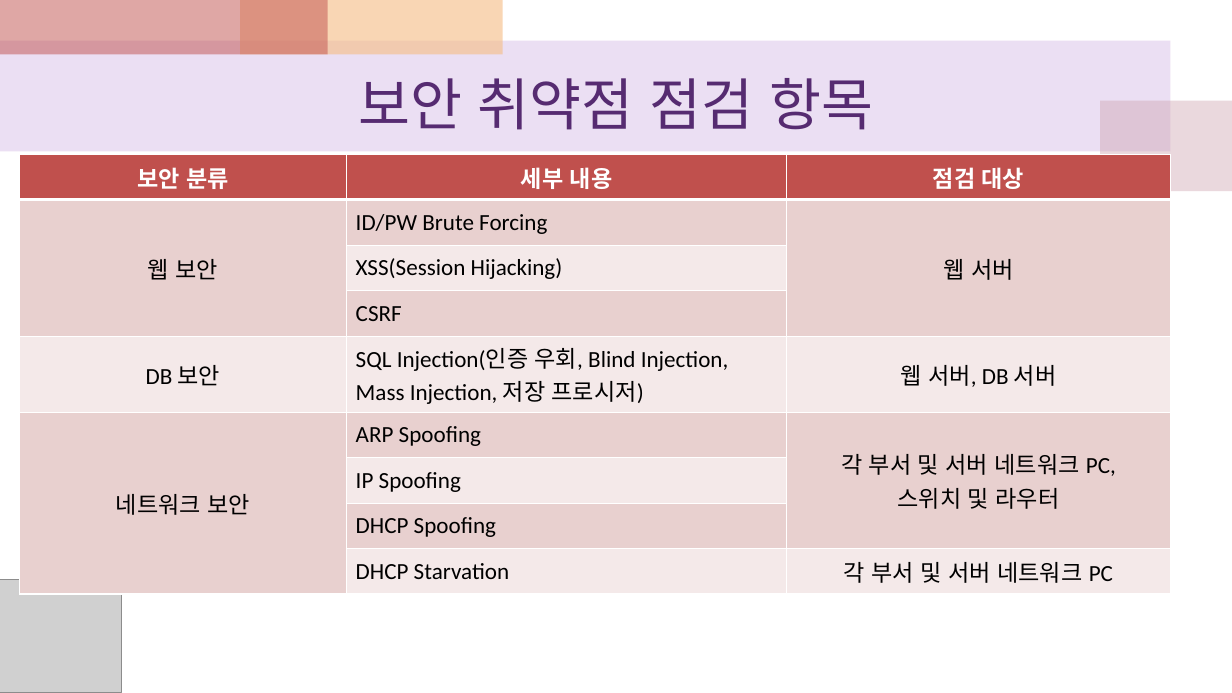
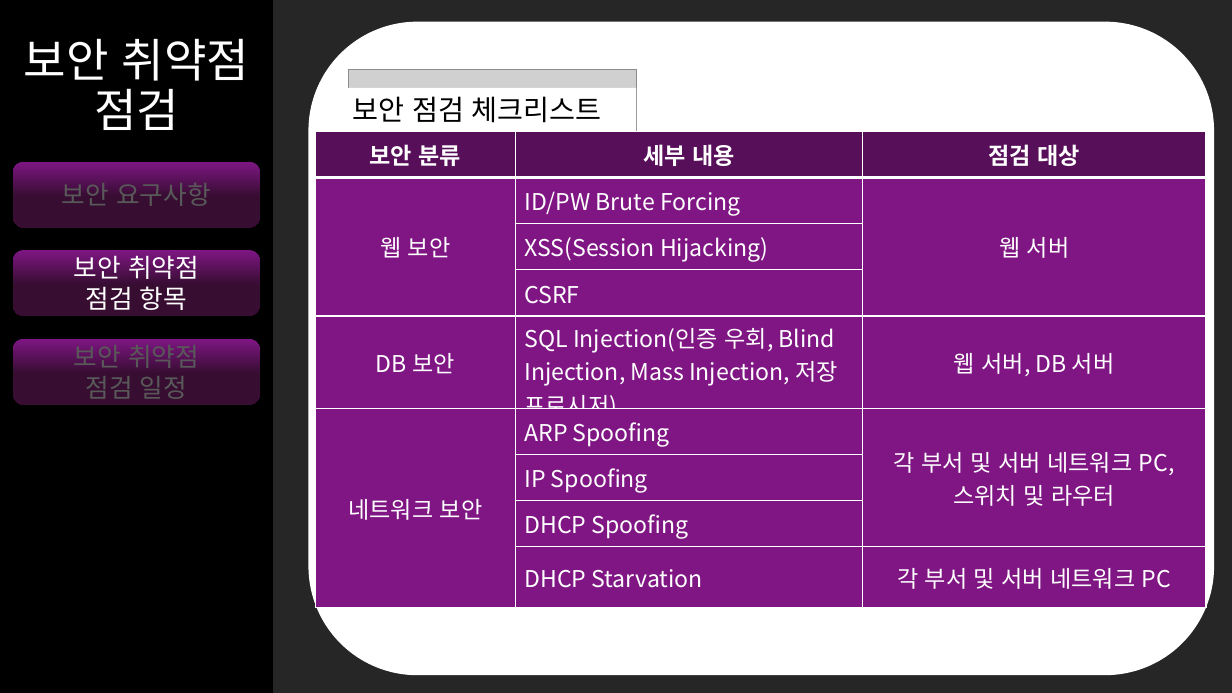
Before and after one commit to heuristic8698/ITbank_final, a slide deck: slide 12 of 프로젝트 시나리오.pptx (slide 9 before the commit). Drawn at 1232x693 pixels with LibreOffice and Linux fonts; fonts in the diff are those of the drawing; grey boxes stand for pictures. Boxes give left, top, right and bottom in pixels: in the first picture for what was removed or moved away, otherwise in the second. Text is boxed around its words. In the diff, an @@ line names an element or a change of style, - is before the commit and + after.

```diff
--- a/프로젝트 시나리오.pptx
+++ b/프로젝트 시나리오.pptx
@@ background #FFFFFF to #262626 @@
@@ rectangle removed at bbox=[0, 0, 328, 55] @@
@@ rectangle added at bbox=[0, 0, 273, 693], fill #000000 @@
@@ rectangle removed at bbox=[240, 0, 503, 55] @@
@@ rounded rectangle added at bbox=[309, 21, 1214, 675], fill #FFFFFF @@
@@ rectangle removed at bbox=[0, 41, 1171, 152] @@
@@ title at bbox=[24, 38, 250, 130]: text changed; size 44 to 36 pt; font Calibri to Noto Sans CJK KR; text colour #562B71 to #FFFFFF @@
-보안 취약점 점검 항목
+보안 취약점 점검
@@ rectangle added at bbox=[344, 88, 637, 131], fill #FFFFFF, 22 pt, text #000000 @@
+보안 점검 체크리스트
@@ picture added at bbox=[348, 69, 637, 141] @@
@@ rectangle removed at bbox=[1101, 101, 1232, 191] @@
@@ table at bbox=[315, 131, 1206, 607] @@
-row 6, column 3: 각 부서 및 서버 네트워크 PC, / 스위치 및 라우터
+row 6, column 3: 각 부서 및 서버 네트워크 PC, 스위치 및 라우터
@@ fill #C0504D to #570F5A in row 1 @@
@@ fill #E8D0D0 to #7F1684 in 8 cells @@
@@ fill #F4E9E9 to #7F1684 in 7 cells @@
@@ font Calibri to Noto Sans CJK KR @@
@@ text colour #000000 to #FFFFFF in "웹 보안", "ID/PW Brute Forcing", "웹 서버", "XSS(Session Hijacking)" and 10 more places @@
@@ table: place and size @@
-table at bbox=[19, 154, 1170, 587]
+table at bbox=[315, 131, 1206, 607]
@@ rounded rectangle added at bbox=[13, 162, 260, 227], fill gradient #7F1684 to #370D32, 20 pt, text #595959 @@
+보안 요구사항
@@ rounded rectangle added at bbox=[13, 250, 260, 316], fill gradient #7F1684 to #370D32, 20 pt, text #FFFFFF @@
+보안 취약점
+점검 항목
@@ rounded rectangle added at bbox=[13, 339, 260, 405], fill gradient #7F1684 to #370D32, 20 pt, text #595959 @@
+보안 취약점
+점검 일정
@@ picture removed at bbox=[0, 579, 121, 693] @@
```
Also in this commit, not shown: 9 other slides changed, 4 slides added, 1 slide removed, 3 other files.
